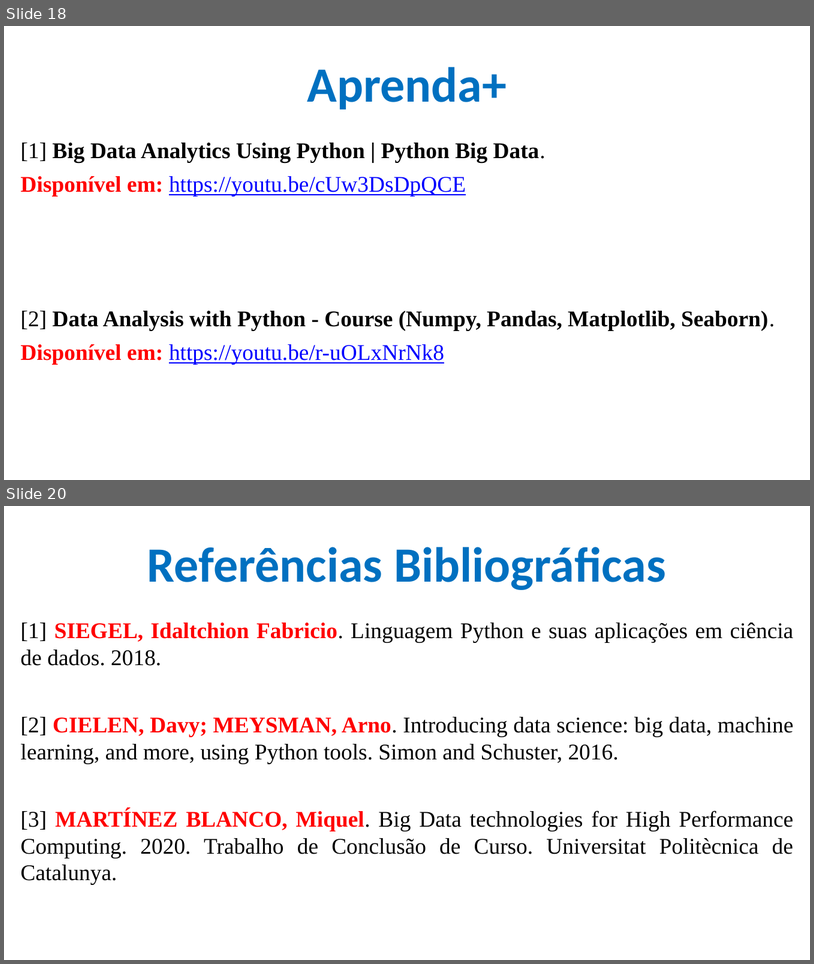
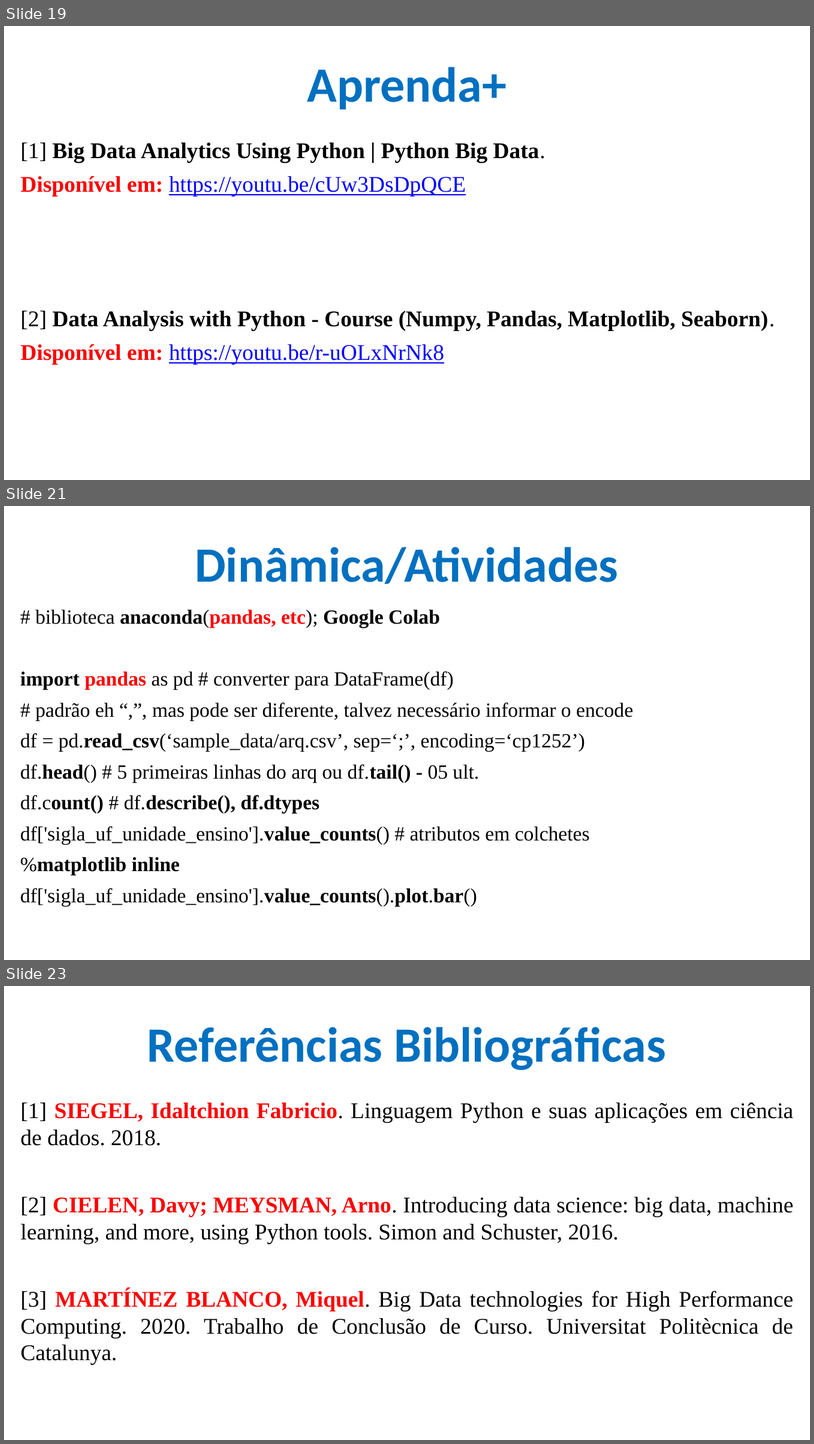
Before and after one commit to CloudEducationBrazil/WydenArea1AplicacaoCloudIndustria40Python, a slide deck: 01 Classes/Aula 10 - Aplicação Cloud Indústria 40 Python Integração Cloud Big Data Parte 1.pptx. Shown one above the other, each under a label of ours: slides 18 and 20 before the commit, slides 19, 21 and 23 after it; the slides between them are not shown. The pictures are 814x964 and 814x1444 pixels, drawn with LibreOffice and Linux fonts; fonts in the diff are those of the drawing; background and template pictures are left out. Boxes give left, top, right and bottom in pixels: in the first picture for what was removed or moved away, otherwise in the second. Text is boxed around its words. In the diff, an @@ line names an element or a change of style, - is before the commit and + after.

```diff
--- a/01 Classes/Aula 10 - Aplicação Cloud Indústria 40 Python Integração Cloud Big Data Parte 1.pptx
+++ b/01 Classes/Aula 10 - Aplicação Cloud Indústria 40 Python Integração Cloud Big Data Parte 1.pptx
@@ slide 21 added at (x1=4, y1=506, x2=810, y2=960), background picture (left out) @@
@@ title added at (x1=195, y1=547, x2=618, y2=584), 44 pt, text #0070C0, bold @@
+Dinâmica/Atividades
@@ text added at (x1=20, y1=609, x2=633, y2=906), 18 pt, text #000000 @@
+# biblioteca anaconda(pandas, etc); Google Colab
+import pandas as pd # converter para DataFrame(df)
+# padrão eh “,”, mas pode ser diferente, talvez necessário informar o encode
+df = pd.read_csv(‘sample_data/arq.csv’, sep=‘;’, encoding=‘cp1252’)
+df.head() # 5 primeiras linhas do arq ou df.tail() - 05 ult.
+df.count() # df.describe(), df.dtypes
+df['sigla_uf_unidade_ensino'].value_counts() # atributos em colchetes
+%matplotlib inline
+df['sigla_uf_unidade_ensino'].value_counts().plot.bar()
@@ what was slide 18 is now slide 19 @@
@@ what was slide 20 is now slide 23 @@
```
Also in this commit, not shown: 3 other slides added, 1 slide removed, 1 other file.
